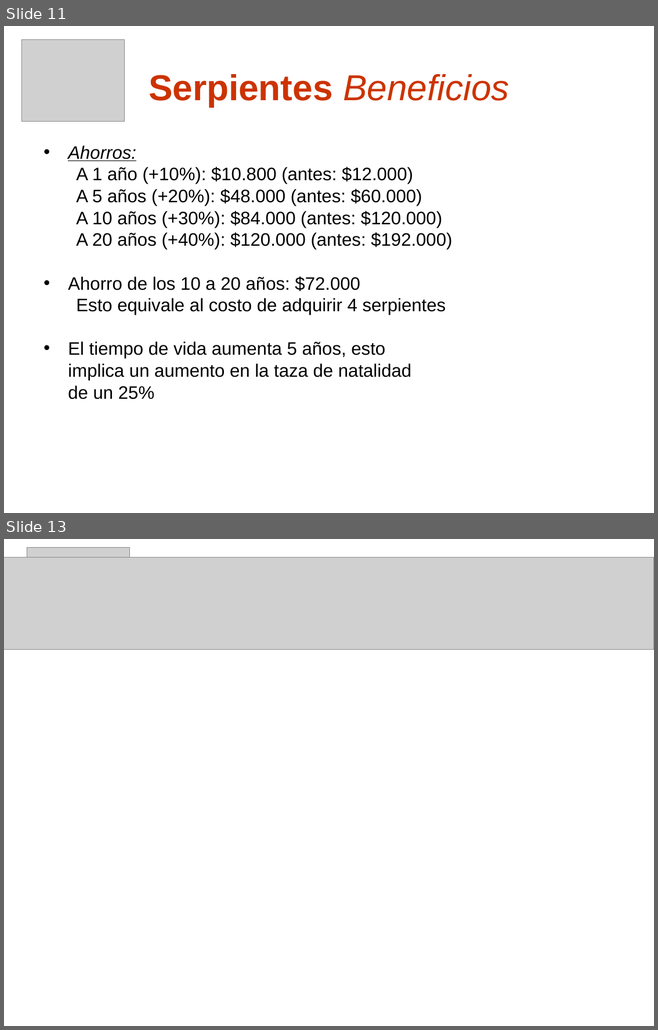
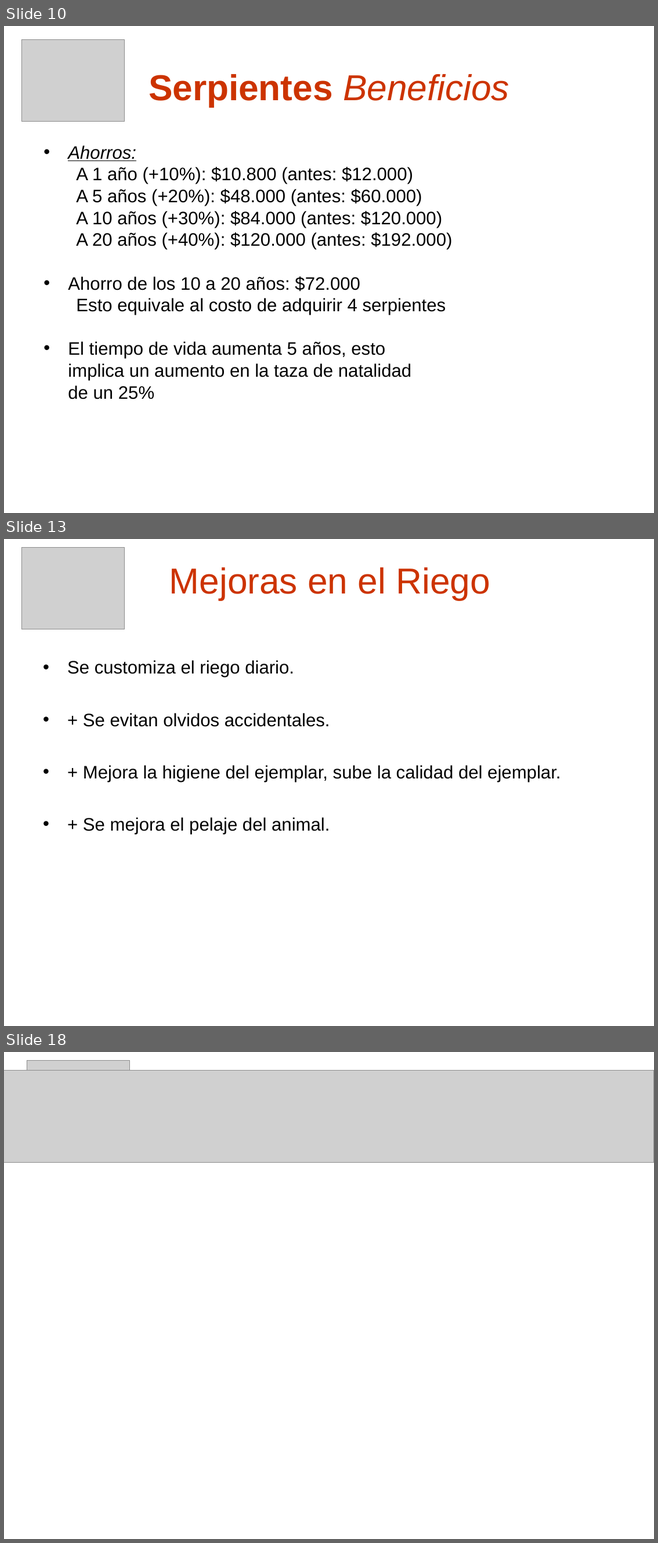
Before and after one commit to nicohen/taller-desarrollo-proyectos-i, a slide deck: Presentaciones/Demo Gerencial.ppt. Shown one above the other, each under a label of ours: slides 11 and 13 before the commit, slides 10, 13 and 18 after it; the slides between them are not shown. The pictures are 658x1030 and 658x1543 pixels, drawn with LibreOffice and Linux fonts; fonts in the diff are those of the drawing; grey boxes stand for pictures; background and template pictures are left out. Boxes give left, top, right and bottom in pixels: in the first picture for what was removed or moved away, otherwise in the second. Text is boxed around its words. In the diff, an @@ line names an element or a change of style, - is before the commit and + after.

```diff
--- a/Presentaciones/Demo Gerencial.ppt
+++ b/Presentaciones/Demo Gerencial.ppt
@@ slide 13 added at [4, 539, 654, 1026], background picture (left out) @@
@@ picture added at [21, 548, 124, 629] @@
@@ title added at [169, 567, 490, 600], 40 pt, text #CC3300 @@
+Mejoras en el Riego
@@ text added at [67, 660, 560, 834], 20 pt, text #000000 @@
+• Se customiza el riego diario.
+• + Se evitan olvidos accidentales.
+• + Mejora la higiene del ejemplar, sube la calidad del ejemplar.
+• + Se mejora el pelaje del animal.
@@ what was slide 11 is now slide 10 @@
@@ what was slide 13 is now slide 18 @@
```
Also in this commit, not shown: 10 slides changed, 5 other slides added, 1 slide removed.
